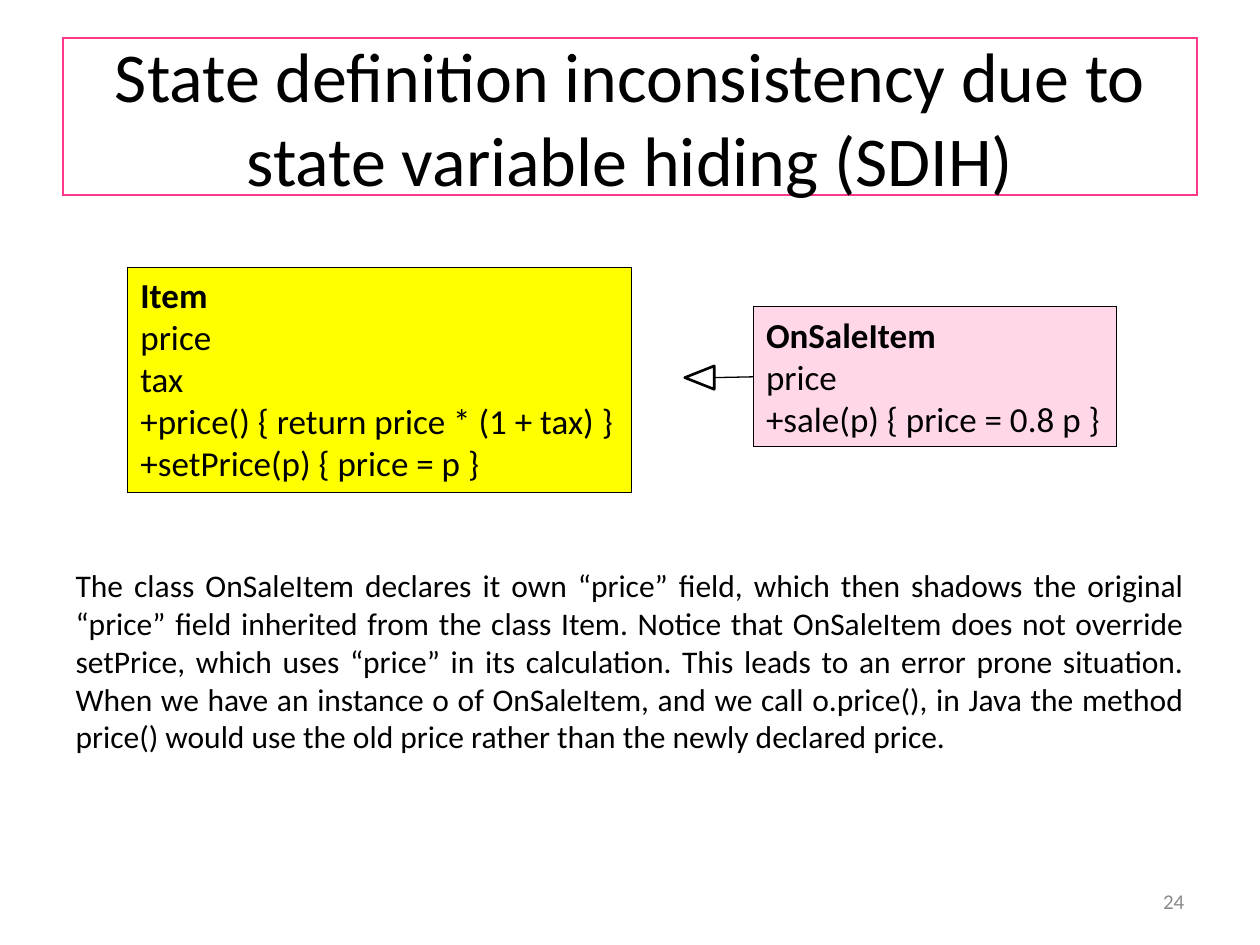
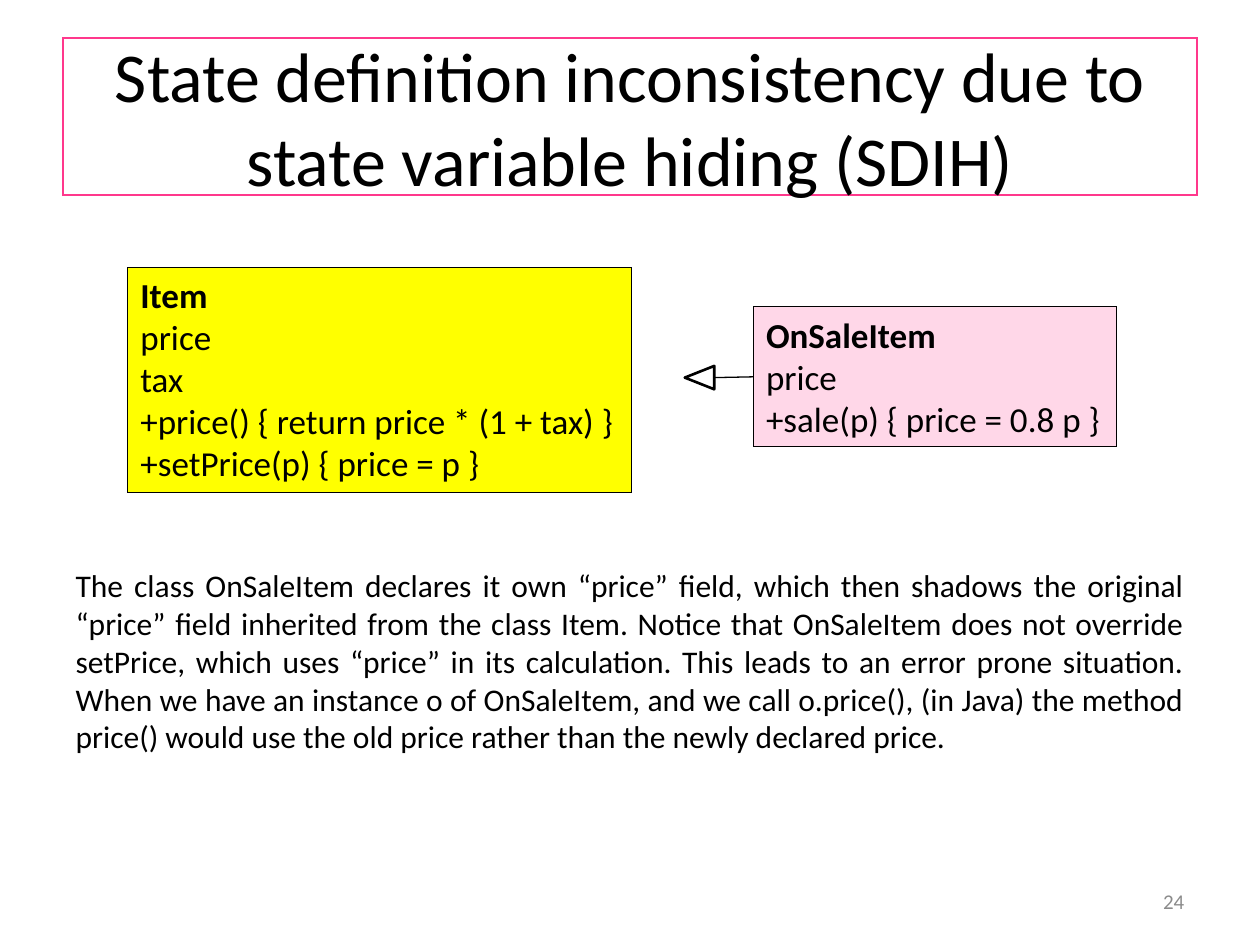
Before and after one commit to wooshrow/b3stv, a slide deck: slide 24 of slides/dfbt.pptx. Drawn at 1260x945 pixels with LibreOffice and Linux fonts; fonts in the diff are those of the drawing. Boxes give left, top, right and bottom in pixels: in the first picture for what was removed or moved away, otherwise in the second. Text is boxed around its words. In the diff, an @@ line names an element or a change of style, - is before the commit and + after.

```diff
--- a/slides/dfbt.pptx
+++ b/slides/dfbt.pptx
@@ text at (x1=76, y1=574, x2=1183, y2=753): text changed @@
-The class OnSaleItem declares it own “price” field, which then shadows the original “price” field inherited from the class Item. Notice that OnSaleItem does not override setPrice, which uses “price” in its calculation. This leads to an error prone situation. When we have an instance o of OnSaleItem, and we call o.price(), in Java the method price() would use the old price rather than the newly declared price.
+The class OnSaleItem declares it own “price” field, which then shadows the original “price” field inherited from the class Item. Notice that OnSaleItem does not override setPrice, which uses “price” in its calculation. This leads to an error prone situation. When we have an instance o of OnSaleItem, and we call o.price(), (in Java) the method price() would use the old price rather than the newly declared price.
```
Also in this commit, not shown: 4 other slides changed, 3 other files.
